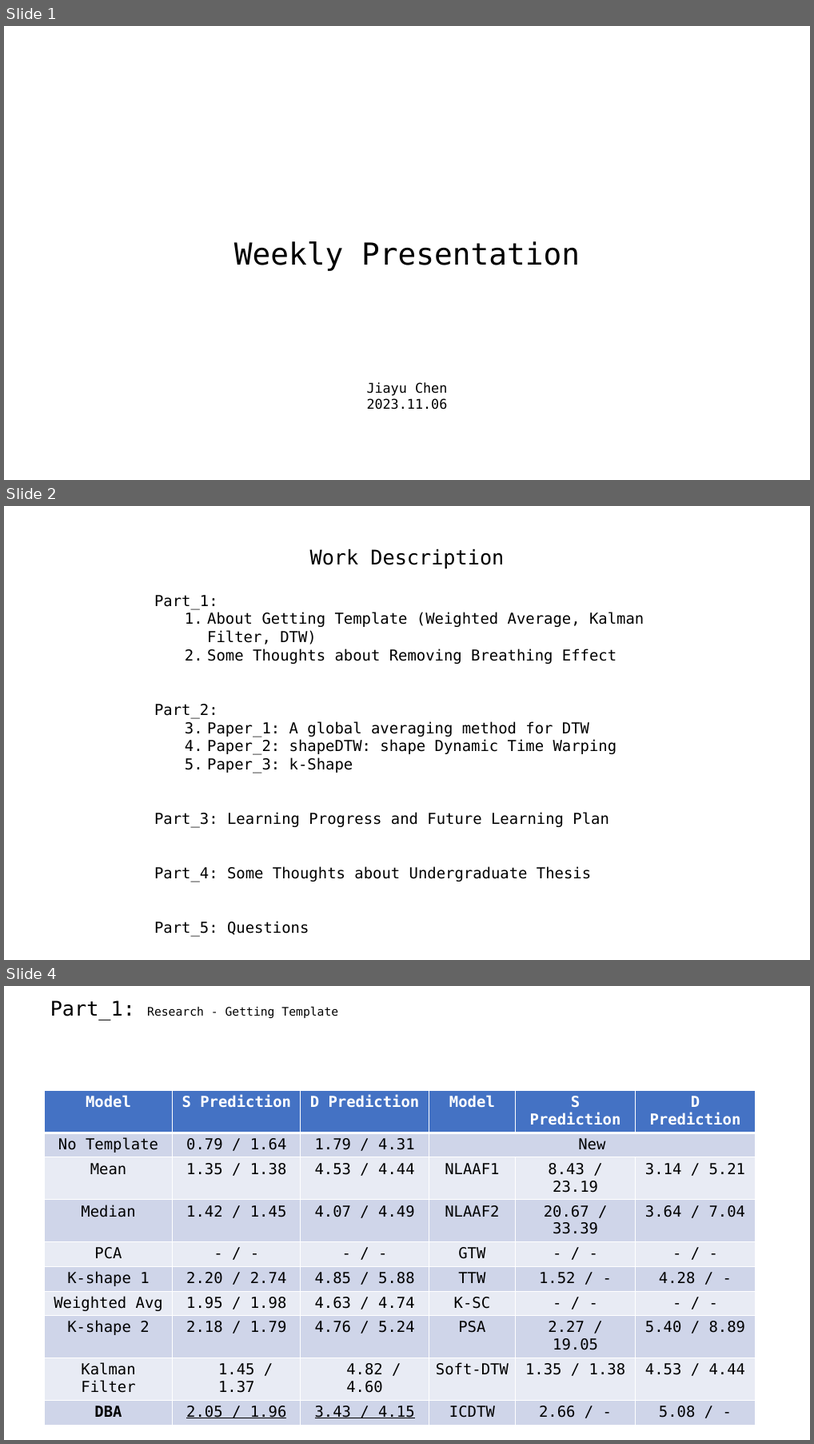
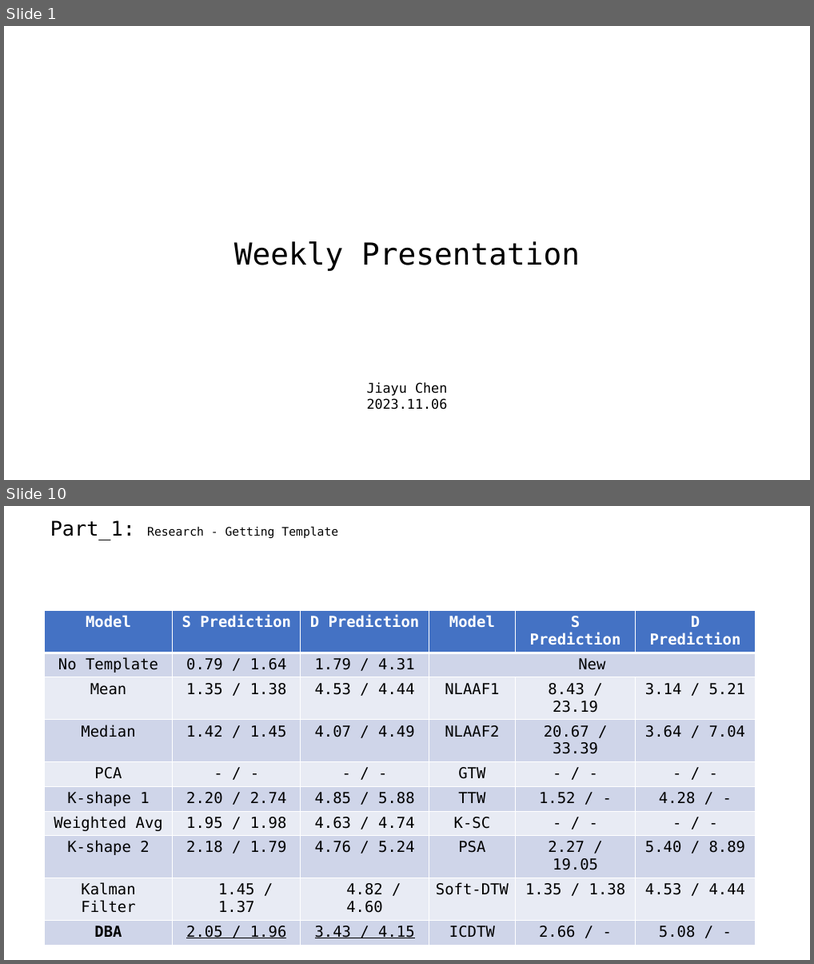
Before and after one commit to A-Big-Tortoise/Presentation, a slide deck: Presentation_1120_JiayuChen.pptx. Shown one above the other, each under a label of ours: slides 1, 2 and 4 before the commit, slides 1 and 10 after it; the slides between them are not shown. The pictures are 814x1444 and 814x964 pixels, drawn with LibreOffice and Linux fonts; fonts in the diff are those of the drawing. Boxes give left, top, right and bottom in pixels: in the first picture for what was removed or moved away, otherwise in the second. Text is boxed around its words. In the diff, an @@ line names an element or a change of style, - is before the commit and + after.

```diff
--- a/Presentation_1120_JiayuChen.pptx
+++ b/Presentation_1120_JiayuChen.pptx
@@ slide 2 removed at (4,506,810,960), background #FFFFFF @@
@@ text removed at (310,549,504,569) @@
-Work Description
@@ text removed at (154,595,644,936) @@
-Part_1:
-  1. About Getting Template (Weighted Average, Kalman Filter, DTW)
-  2. Some Thoughts about Removing Breathing Effect
-Part_2:
-  1. Paper_1: A global averaging method for DTW
-  2. Paper_2: shapeDTW: shape Dynamic Time Warping
-  3. Paper_3: k-Shape
-Part_3: Learning Progress and Future Learning Plan
-Part_4: Some Thoughts about Undergraduate Thesis
-Part_5: Questions
@@ what was slide 4 is now slide 10 @@
```
Also in this commit, not shown: 2 slides changed, 7 slides added, 1 other slide removed.
